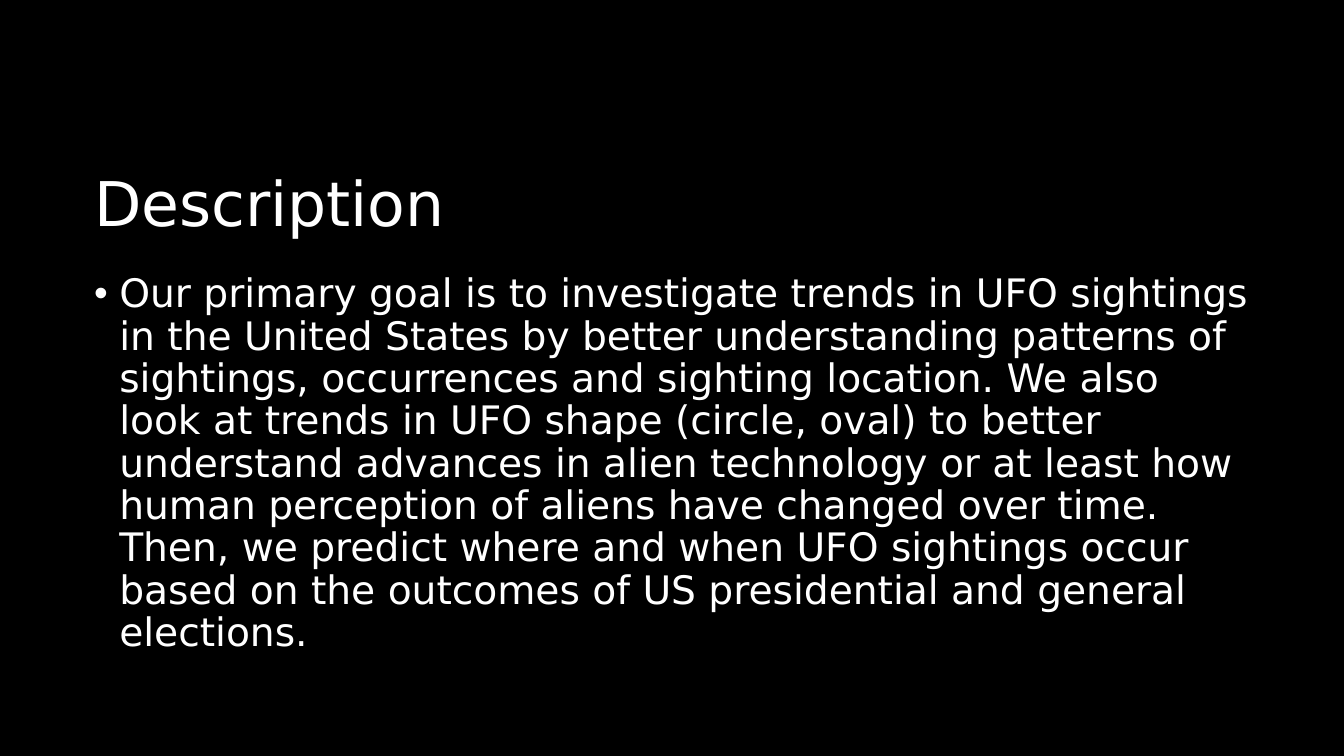
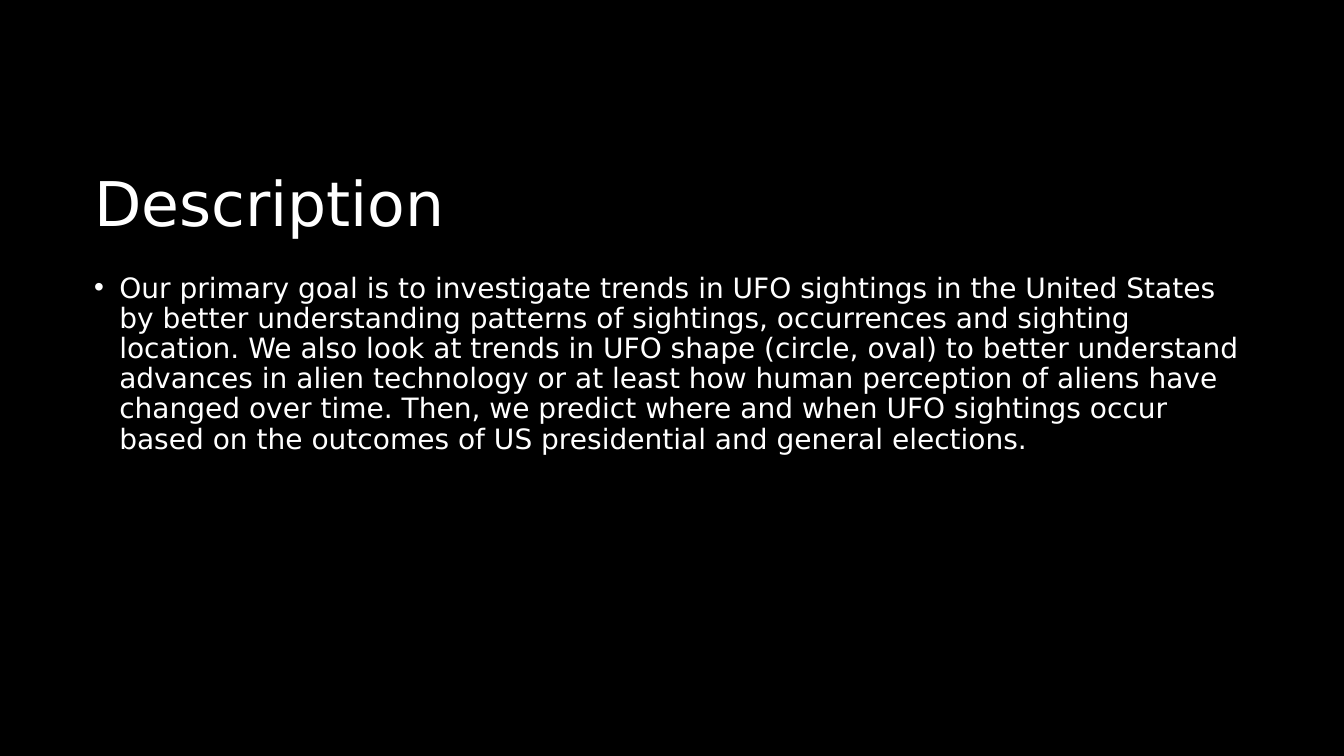
Before and after one commit to KWolley/CSPB4502_DreamTeam, a slide deck: slide 2 of UFO_presidentalElections.pptx. Drawn at 1344x756 pixels with LibreOffice and Linux fonts; fonts in the diff are those of the drawing. Boxes give left, top, right and bottom in pixels: in the first picture for what was removed or moved away, otherwise in the second. Text is boxed around its words. In the diff, an @@ line names an element or a change of style, - is before the commit and + after.

Commit message:
Update UFO_presidentalElections.pptx
updates to powerpoint

```diff
--- a/UFO_presidentalElections.pptx
+++ b/UFO_presidentalElections.pptx
@@ text "Our primary goal is to ..." at (119,276,1238,455): size 28 to 20 pt @@
```
Also in this commit, not shown: 3 other slides changed, 2 slides added, 1 slide removed.
